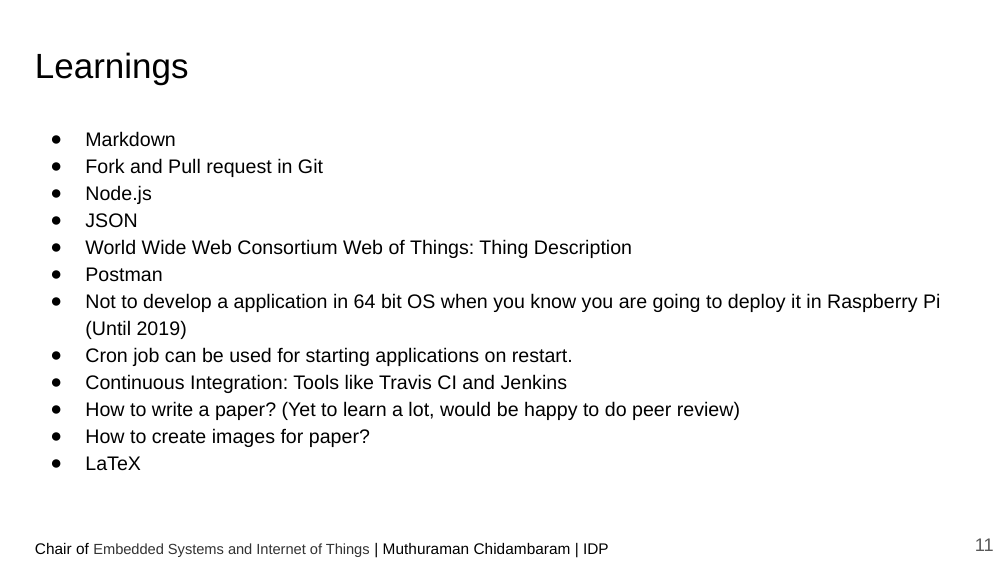
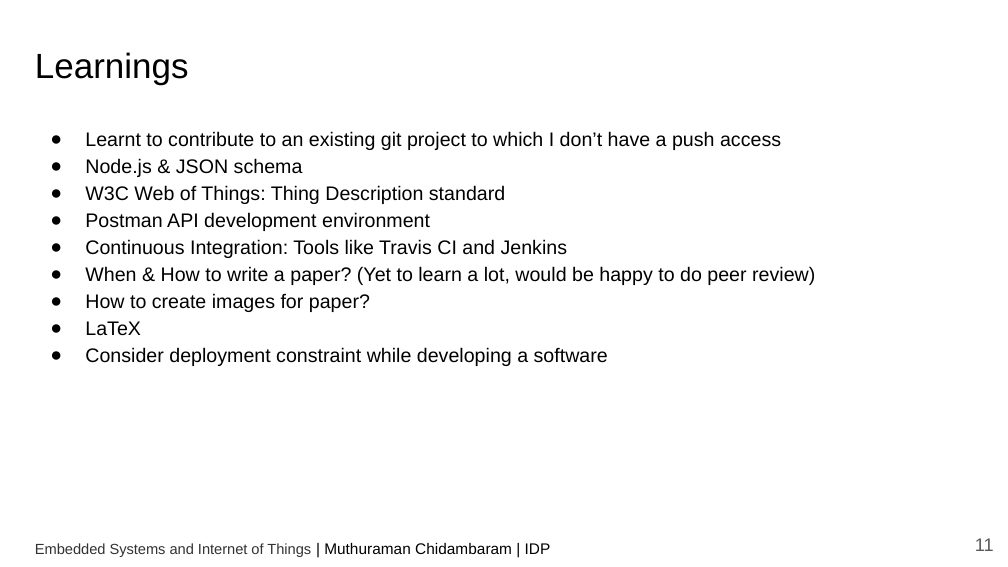
Before and after one commit to ctmuthu/wot-sys-ci, a slide deck: slide 11 of slides/IDP_WoT-CI.pptx. Drawn at 1008x567 pixels with LibreOffice and Linux fonts; fonts in the diff are those of the drawing. Boxes give left, top, right and bottom in pixels: in the first picture for what was removed or moved away, otherwise in the second. Text is boxed around its words. In the diff, an @@ line names an element or a change of style, - is before the commit and + after.

```diff
--- a/slides/IDP_WoT-CI.pptx
+++ b/slides/IDP_WoT-CI.pptx
@@ text at bbox=[85, 131, 781, 231]: text changed @@
-● Markdown
-● Fork and Pull request in Git
-● Node.js
-● JSON
-● World Wide Web Consortium Web of Things: Thing Description
-● Postman
-● Not to develop a application in 64 bit OS when you know you are going to deploy it in Raspberry Pi (Until 2019)
-● Cron job can be used for starting applications on restart.
+● Learnt to contribute to an existing git project to which I don’t have a push access
+● Node.js & JSON schema
+● W3C Web of Things: Thing Description standard
+● Postman API development environment
@@ text at bbox=[85, 266, 815, 285]: text changed @@
-● How to write a paper? (Yet to learn a lot, would be happy to do peer review)
+● When & How to write a paper? (Yet to learn a lot, would be happy to do peer review)
@@ text at bbox=[85, 347, 608, 366]: paragraph added @@
+● Consider deployment constraint while developing a software
@@ text at bbox=[35, 543, 551, 557]: text changed @@
-Chair of Embedded Systems and Internet of Things | Muthuraman Chidambaram | IDP
+Embedded Systems and Internet of Things | Muthuraman Chidambaram | IDP
```
Also in this commit, not shown: 10 other slides changed, 1 slide removed, 1 other file.
